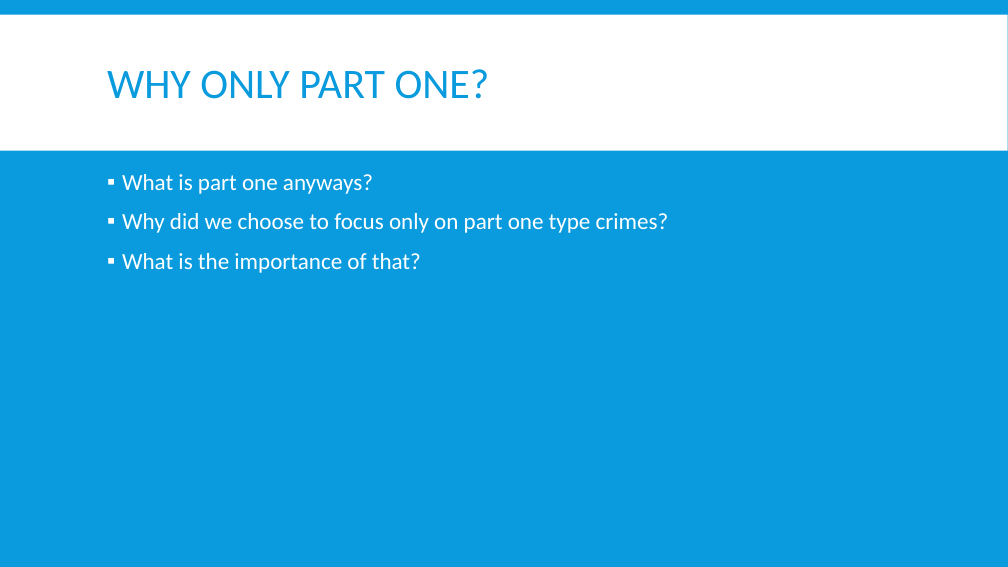
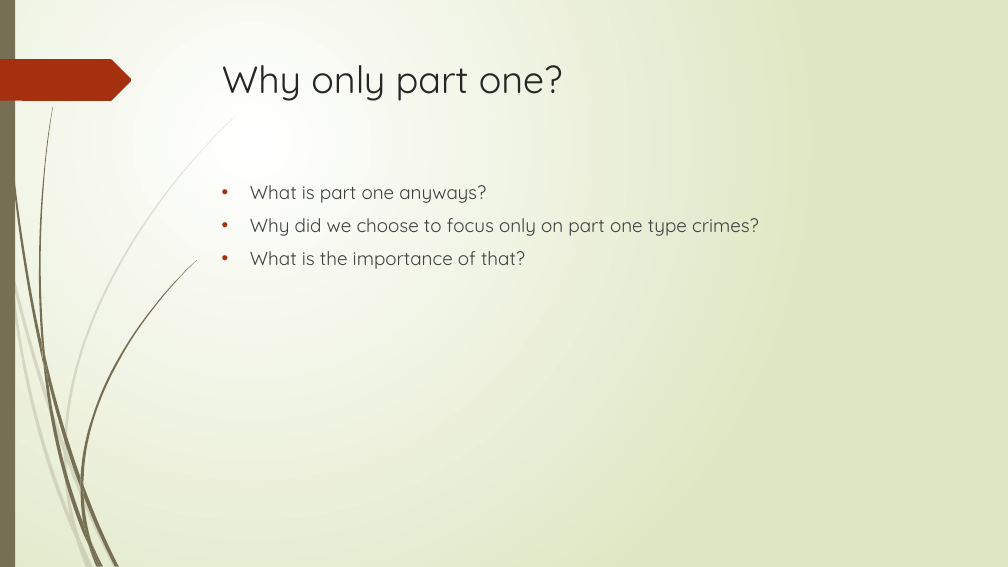
Before and after one commit to mitresh95/ImpactOfCrimeOnHousing, a slide deck: slide 13 of Presentation.pptx. Drawn at 1008x567 pixels with LibreOffice and Linux fonts; fonts in the diff are those of the drawing. Boxes give left, top, right and bottom in pixels: in the first picture for what was removed or moved away, otherwise in the second. Text is boxed around its words. In the diff, an @@ line names an element or a change of style, - is before the commit and + after.

```diff
--- a/Presentation.pptx
+++ b/Presentation.pptx
@@ background #099BDD to gradient #FFFFFF to #DFE8C4 @@
@@ rectangle removed at [0, 14, 1008, 150] @@
@@ rectangle added at [0, 0, 15, 567], fill #766F54 @@
@@ freeform shape added at [0, 59, 132, 101], fill #A53010 @@
@@ title "Why only part one?" at [222, 65, 563, 101]: vertical alignment middle to top @@
@@ title at [222, 65, 563, 101]: text changed; size 40 to 36 pt; font Calibri to Quicksand; text colour #099BDD to #262626 @@
-WHY ONLY PART ONE?
+Why only part one?
@@ text "What is part one anyways?": place and size @@
-text "What is part one anyways?" at [122, 174, 669, 273]
+text "What is part one anyways?" at [250, 185, 759, 269]
@@ text "What is part one anyways?" at [250, 185, 759, 269]: size 22 to 18 pt, font Calibri to Quicksand, text colour #FFFFFF to #404040; bullet ▪ to •; line spacing 0.9 to 1; less space between paragraphs; bullet colour #FFFFFF to #A53010 @@
@@ group added at [0, 116, 236, 567]: 10 freeform shapes @@
@@ group added at [2, 0, 197, 567]: 12 freeform shapes @@
```
Also in this commit, not shown: 15 other slides changed.
